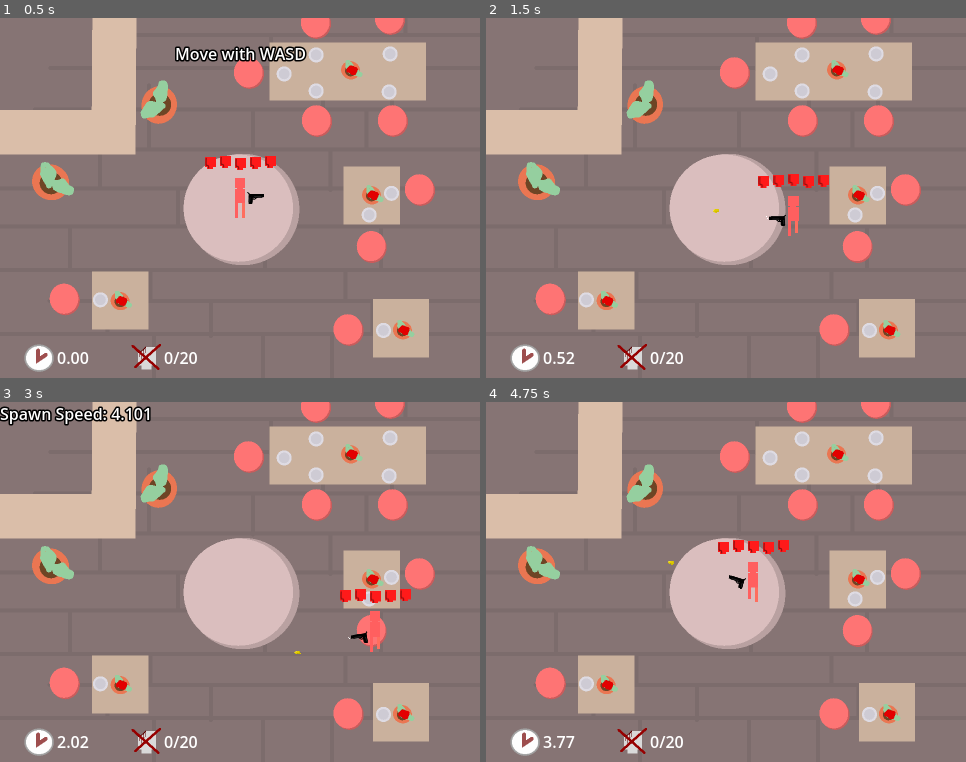
Above: before the commit, frames 1-4 (two rows, left to right).
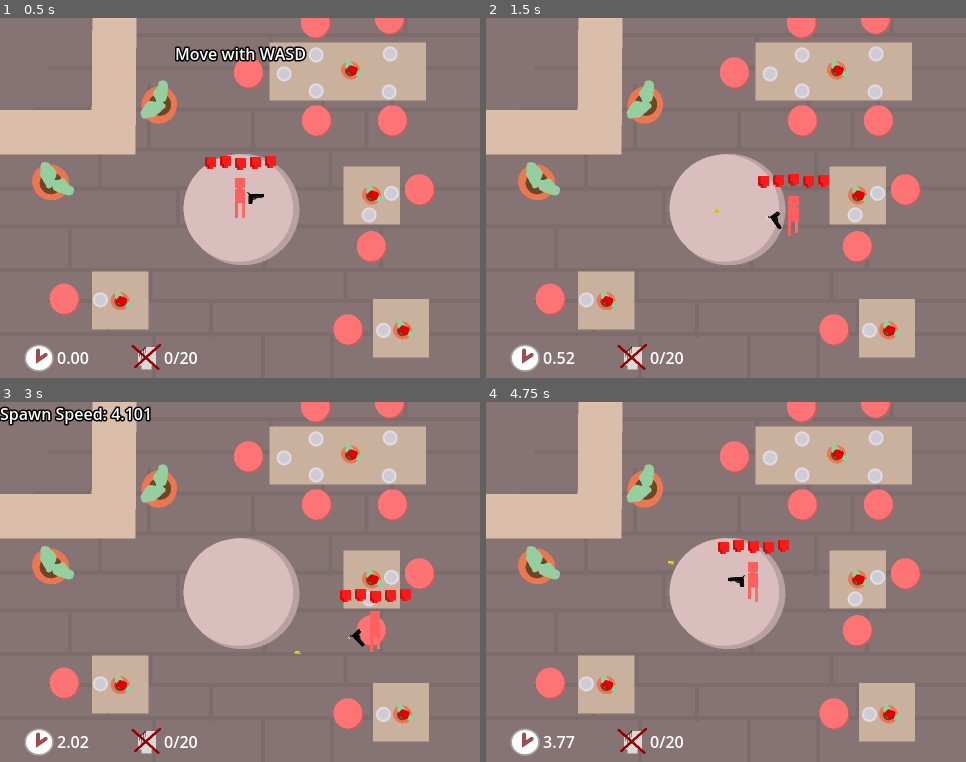
Above: after the commit, the same moments.

Repository: OgGhostJelly/Zombie-BurgerZ
Game: Godot game, scene res://objects/level/level.tscn
Same seed, same stepped clock (60 frames per second), same inputs: the game is played once before the commit and once after it. Sound files missing from this copy of the repository are replaced by a short silence.
Inputs (mouse positions are in pixels of both pictures, inside the frame that each line leads up to):
- Up to frame 1 (0.5 s): no input
- Up to frame 2 (1.5 s): move the mouse to (831, 180) at 0.52 s; press the mouse at (831, 180) at 0.53 s; hold D (move_right) 0.53-1.28 s; move the mouse to (630, 216) at 1.27 s; release the mouse at (630, 216) at 1.28 s; hold S (move_down) from 1.28 s (still down); click (630, 216) at 1.35 s
- Up to frame 3 (3 s): move the mouse to (288, 502) at 2.02 s; release S (move_down) at 2.03 s; press the mouse at (288, 502) at 2.03 s; hold D (move_right) 2.03-2.78 s; tap U (info) at 2.1 s; move the mouse to (216, 654) at 2.77 s; release the mouse at (216, 654) at 2.78 s; hold W (move_up) from 2.78 s (still down); click (216, 654) at 2.85 s
- Up to frame 4 (4.75 s): move the mouse to (870, 636) at 3.52 s; release W (move_up) at 3.53 s; press the mouse at (870, 636) at 3.53 s; hold A (move_left) from 3.53 s (still down); move the mouse to (582, 528) at 4.27 s; release the mouse at (582, 528) at 4.28 s; tap U (info) at 4.35 s; click (582, 528) at 4.55 s

Frame 1 is identical in both runs. In frame 2, less than 0.1% of the frame differs, in the area x 58-63%, y 53-59%; in frame 3, less than 0.1%; in frame 4, less than 0.1%.

Commit message:
Updated reload to be more ultrakill-y

Diff:
--- a/objects/guns/gun/gun.gd
+++ b/objects/guns/gun/gun.gd
@@ -15,14 +15,12 @@
 @export var supplier: PackedSceneSupplier
 
 
-@onready var empty_audio: AudioStreamPlayer = $EmptyAudio
 @onready var fire_audio: AudioStreamPlayer = $FireAudio
-@onready var reload_audio: AudioStreamPlayer = $ReloadAudio
 @onready var reload_particles: CPUParticles2D = $ReloadParticles
 @onready var fire_particles: CPUParticles2D = $FireParticles
 @onready var spawn_marker: Marker2D = $SpawnMarker
 @onready var sprite: Sprite2D = $Sprite2D
-@onready var reload_timer: Timer = $ReloadTimer
+@onready var animation_player: AnimationPlayer = $AnimationPlayer
 
 
 func _ready() -> void:
@@ -48,21 +46,19 @@
 
 
 func can_fire() -> bool:
-	return reload_timer.is_stopped()
+	return not animation_player.is_playing()
 
 
 func fire() -> void:
 	if can_fire():
 		force_fire()
-	else:
-		empty_audio.play()
 
 
 func force_fire() -> void:
 	fire_particles.emitting = true
 	fire_audio.play()
 	fired.emit(spawn(bullets_per_shot))
-	reload_timer.start()
+	animation_player.play(&"reload")
 
 
 func spawn(amount: int) -> Array[Node]:
@@ -91,7 +87,3 @@
 
 	get_tree().current_scene.add_child(obj)
 	return obj
-
-
-func _on_reload_timer_timeout() -> void:
-	reload_audio.play()
--- a/objects/guns/gun/gun.tscn
+++ b/objects/guns/gun/gun.tscn
@@ -1,12 +1,10 @@
-[gd_scene load_steps=15 format=3 uid="uid://dajayqy7ycoxw"]
+[gd_scene load_steps=14 format=3 uid="uid://dajayqy7ycoxw"]
 
 [ext_resource type="Script" path="res://objects/guns/gun/gun.gd" id="1_dm84q"]
 [ext_resource type="Texture2D" uid="uid://ej3thgdt0ekr" path="res://assets/gun/pistol/pistol.svg" id="4_5gpee"]
 [ext_resource type="PackedScene" uid="uid://bce27nip2odea" path="res://objects/bullets/bullet/bullet.tscn" id="4_v3eey"]
 [ext_resource type="Script" path="res://classes/objects/PackedSceneSupplier/SinglePackedSceneSupplier.gd" id="5_25q3x"]
-[ext_resource type="AudioStream" uid="uid://7eg48tcm0hae" path="res://assets/gun/pistol/pistol-reload.wav" id="5_fde0t"]
 [ext_resource type="AudioStream" uid="uid://5duh0ds7hwqy" path="res://assets/gun/pistol/pistol-shoot.wav" id="6_b1p1b"]
-[ext_resource type="AudioStream" uid="uid://buh1jfr8ysl4u" path="res://assets/gun/pistol/pistol-empty.wav" id="7_p7iee"]
 
 [sub_resource type="Resource" id="Resource_vughb"]
 script = ExtResource("5_25q3x")
@@ -24,23 +22,48 @@
 offsets = PackedFloat32Array(0.72, 1)
 colors = PackedColorArray(1, 1, 1, 1, 1, 1, 1, 0)
 
-[sub_resource type="AudioStreamRandomizer" id="AudioStreamRandomizer_epgwq"]
-random_pitch = 1.4
-streams_count = 1
-stream_0/stream = ExtResource("5_fde0t")
-stream_0/weight = 1.0
-
 [sub_resource type="AudioStreamRandomizer" id="AudioStreamRandomizer_hashf"]
 random_pitch = 1.2
 streams_count = 1
 stream_0/stream = ExtResource("6_b1p1b")
 stream_0/weight = 1.0
 
-[sub_resource type="AudioStreamRandomizer" id="AudioStreamRandomizer_l1o8m"]
-random_pitch = 1.2
-streams_count = 1
-stream_0/stream = ExtResource("7_p7iee")
-stream_0/weight = 1.0
+[sub_resource type="Animation" id="Animation_8wtaj"]
+resource_name = "reload"
+length = 0.2
+tracks/0/type = "value"
+tracks/0/imported = false
+tracks/0/enabled = true
+tracks/0/path = NodePath("Sprite2D:rotation")
+tracks/0/interp = 1
+tracks/0/loop_wrap = true
+tracks/0/keys = {
+"times": PackedFloat32Array(0, 0.2),
+"transitions": PackedFloat32Array(-2, 1),
+"update": 0,
+"values": [0.0, 6.28319]
+}
+
+[sub_resource type="Animation" id="Animation_s2lsq"]
+length = 0.001
+tracks/0/type = "value"
+tracks/0/imported = false
+tracks/0/enabled = true
+tracks/0/path = NodePath("Sprite2D:rotation")
+tracks/0/interp = 1
+tracks/0/loop_wrap = true
+tracks/0/keys = {
+"times": PackedFloat32Array(0),
+"transitions": PackedFloat32Array(1),
+"update": 0,
+"values": [0.0]
+}
+
+[sub_resource type="AnimationLibrary" id="AnimationLibrary_6g1y1"]
+_data = {
+"RESET": SubResource("Animation_s2lsq"),
+"reload": SubResource("Animation_8wtaj")
+}
 
 [node name="Gun" type="Node2D"]
 script = ExtResource("1_dm84q")
@@ -90,16 +113,8 @@
 angle_max = 90.0
 color_ramp = SubResource("Gradient_msh5n")
 
-[node name="ReloadAudio" type="AudioStreamPlayer" parent="."]
-stream = SubResource("AudioStreamRandomizer_epgwq")
-volume_db = -20.0
-
 [node name="FireAudio" type="AudioStreamPlayer" parent="."]
 stream = SubResource("AudioStreamRandomizer_hashf")
-volume_db = -5.0
-
-[node name="EmptyAudio" type="AudioStreamPlayer" parent="."]
-stream = SubResource("AudioStreamRandomizer_l1o8m")
 volume_db = -5.0
 
 [node name="SightArea" type="Area2D" parent="."]
@@ -113,8 +128,7 @@
 [node name="SpawnMarker" type="Marker2D" parent="."]
 position = Vector2(24.5, -2.25)
 
-[node name="ReloadTimer" type="Timer" parent="."]
-wait_time = 0.2
-one_shot = true
-
-[connection signal="timeout" from="ReloadTimer" to="." method="_on_reload_timer_timeout"]
+[node name="AnimationPlayer" type="AnimationPlayer" parent="."]
+libraries = {
+"": SubResource("AnimationLibrary_6g1y1")
+}
